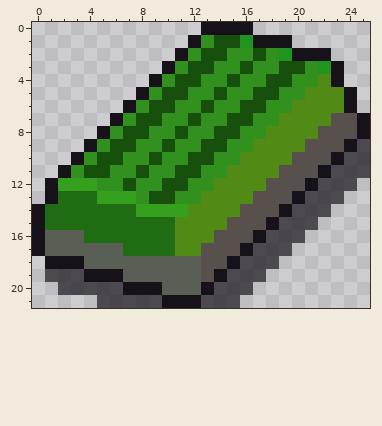
Two versions of one pixel-art sprite, client/assets/items/mahak/mahak2.png. The first picture shows the starting point.
The file is 26x22 pixels.
After the commit:
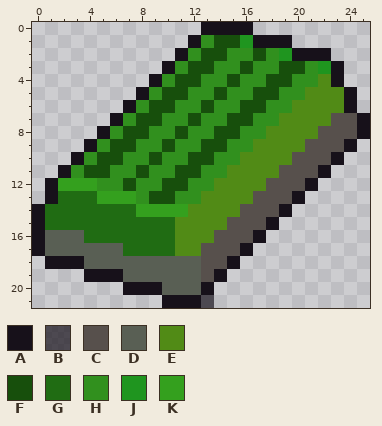
Palette (. is transparent): A #17111a  B #17111bb3  C #57504c  D #595f54  E #518b16  F #174f0c  G #206c13  H #31901e  J #1f951f  K #34a01e
Change:
Changed rows in their new state; - is an unchanged pixel.
first column x 1:
 9 ------------------------.
10 -----------------------..
11 ----------------------...
12 ---------------------...-
13 --------------------...--
14 -------------------...---
15 ------------------...----
16 -----------------...-----
17 ----------------...------
18 ---------------...-------
19 ...-----------...--------
20 -.....-------...---------
21 ----.....----..----------
